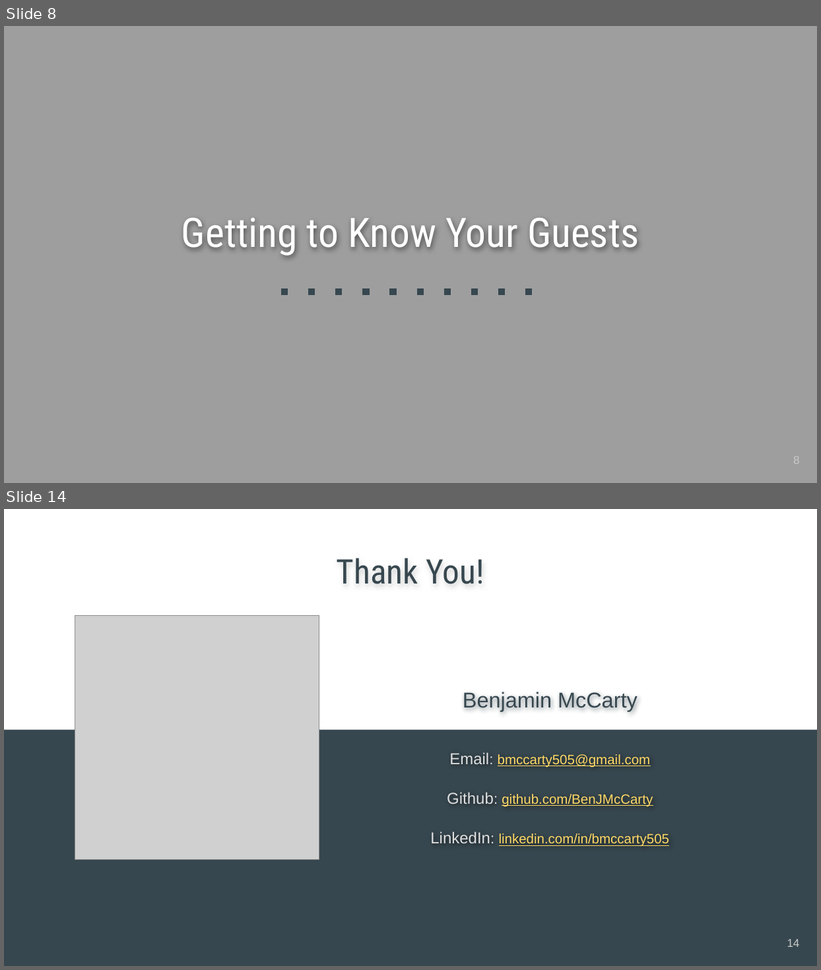
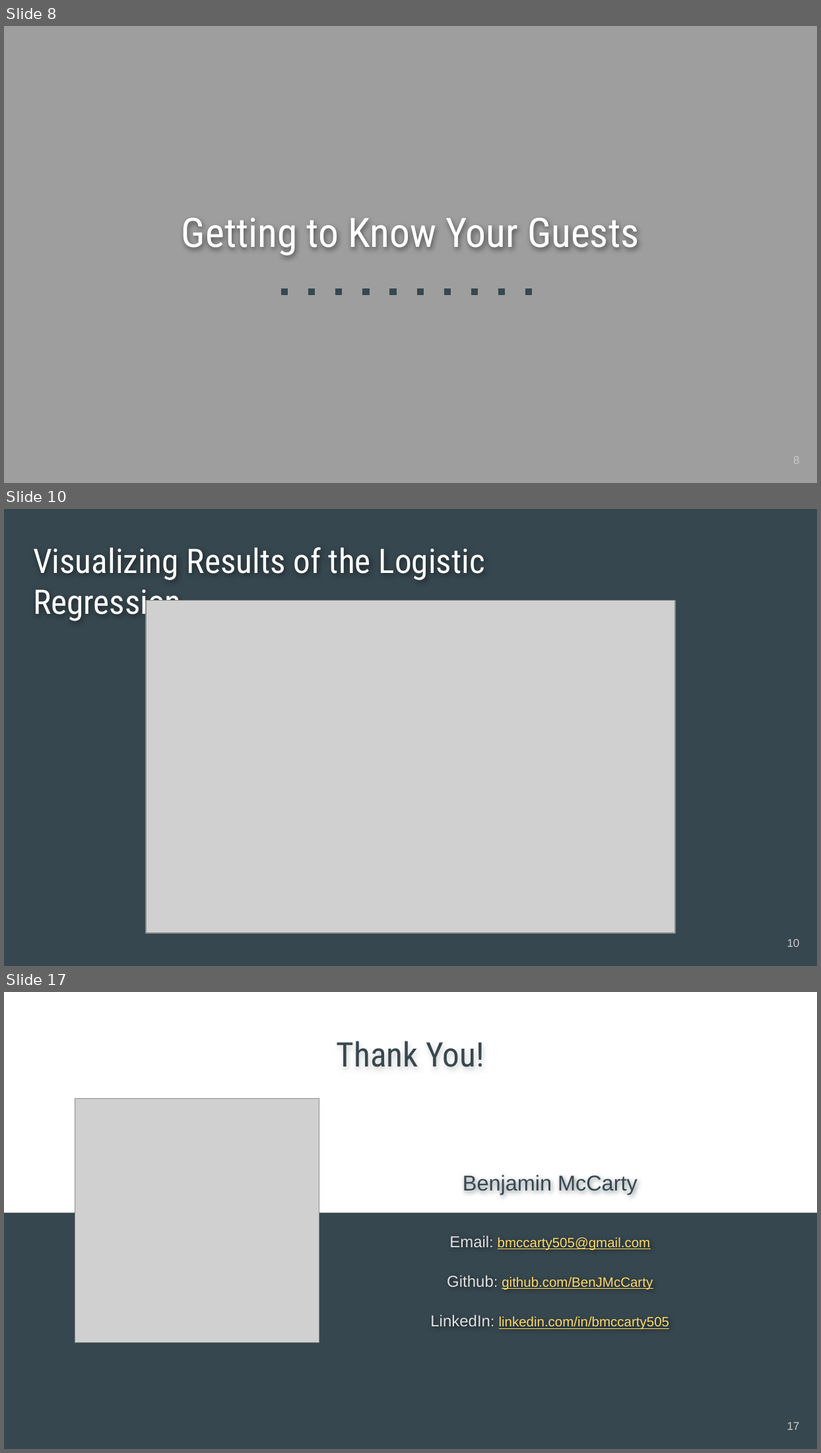
Before and after one commit to BenJMcCarty/Hotel_Cancel_Culture, a slide deck: Hotel_Cancel_Culture_Presentation.pptx. Shown one above the other, each under a label of ours: slides 8 and 14 before the commit, slides 8, 10 and 17 after it; the slides between them are not shown. The pictures are 821x970 and 821x1453 pixels, drawn with LibreOffice and Linux fonts; fonts in the diff are those of the drawing; grey boxes stand for pictures. Boxes give left, top, right and bottom in pixels: in the first picture for what was removed or moved away, otherwise in the second. Text is boxed around its words. In the diff, an @@ line names an element or a change of style, - is before the commit and + after.

Commit message:
Added SHAP results to presentation

```diff
--- a/Hotel_Cancel_Culture_Presentation.pptx
+++ b/Hotel_Cancel_Culture_Presentation.pptx
@@ slide 10 added at (x1=4, y1=509, x2=817, y2=966), background #37474F @@
@@ title added at (x1=33, y1=547, x2=485, y2=622), 30 pt, text #FFFFFF @@
+Visualizing Results of the Logistic Regression
@@ picture added at (x1=145, y1=600, x2=675, y2=933) @@
@@ page number added at (x1=787, y1=939, x2=800, y2=947), 10 pt, text #CACACA @@
+10
@@ what was slide 14 is now slide 17 @@
@@ page number at (x1=787, y1=1422, x2=800, y2=1430): text changed @@
-14
+17
```
Also in this commit, not shown: 4 slides changed, 5 other slides added, 3 slides removed, 8 other files.
